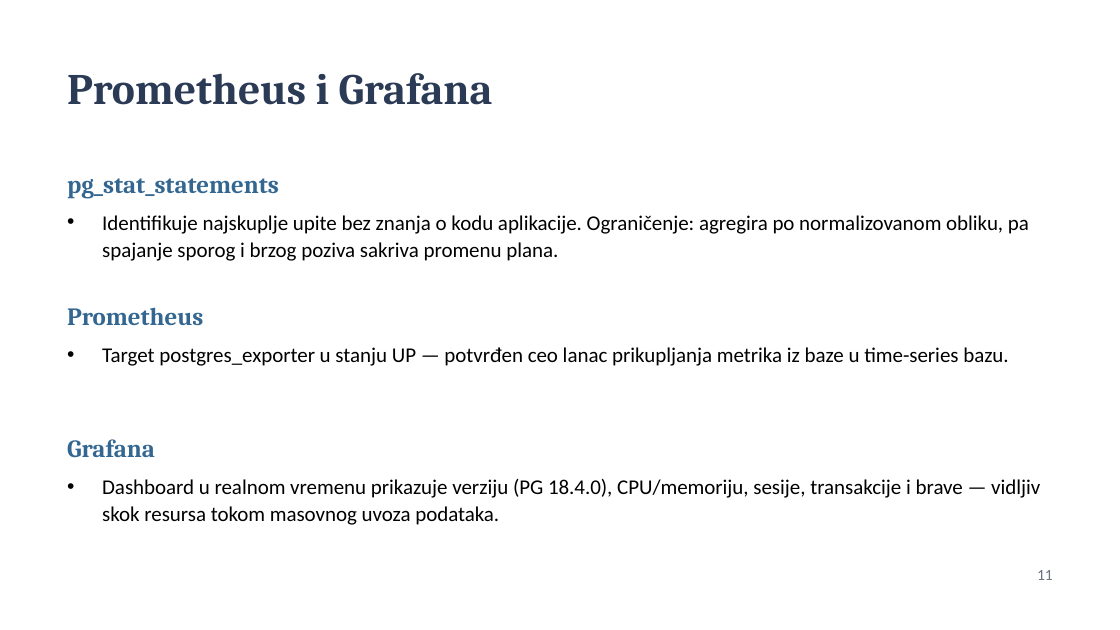
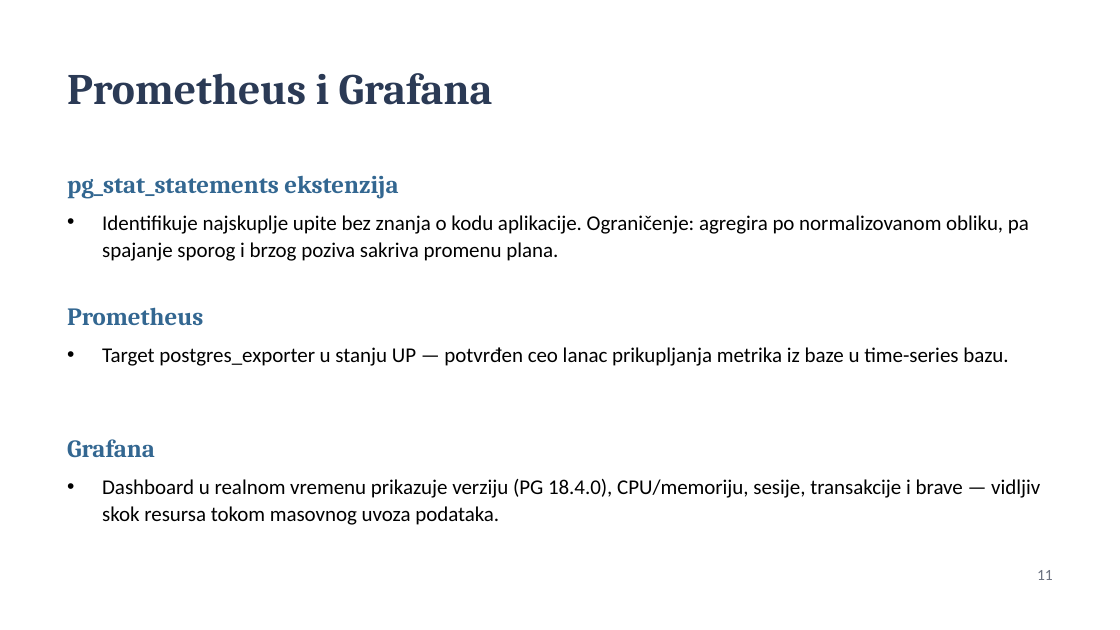
Before and after one commit to NemanjaCyber/SZUBP, a slide deck: slide 11 of P3/Monitoring_PostgreSQL_prezentacija.pptx. Drawn at 1120x630 pixels with LibreOffice and Linux fonts; fonts in the diff are those of the drawing. Boxes give left, top, right and bottom in pixels: in the first picture for what was removed or moved away, otherwise in the second. Text is boxed around its words. In the diff, an @@ line names an element or a change of style, - is before the commit and + after.

```diff
--- a/P3/Monitoring_PostgreSQL_prezentacija.pptx
+++ b/P3/Monitoring_PostgreSQL_prezentacija.pptx
@@ text at (67, 176, 398, 199): text changed @@
-pg_stat_statements
+pg_stat_statements ekstenzija
```
Also in this commit, not shown: 3 other slides changed, 1 other file.
